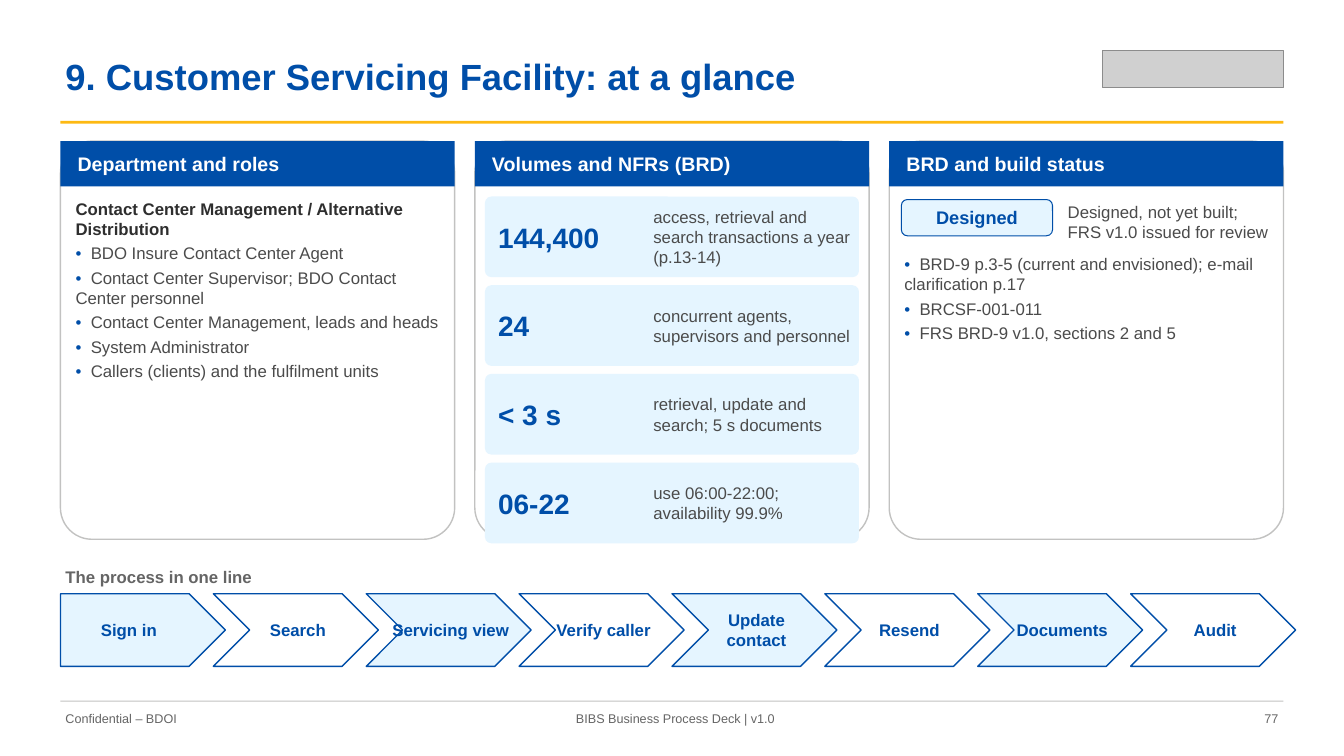
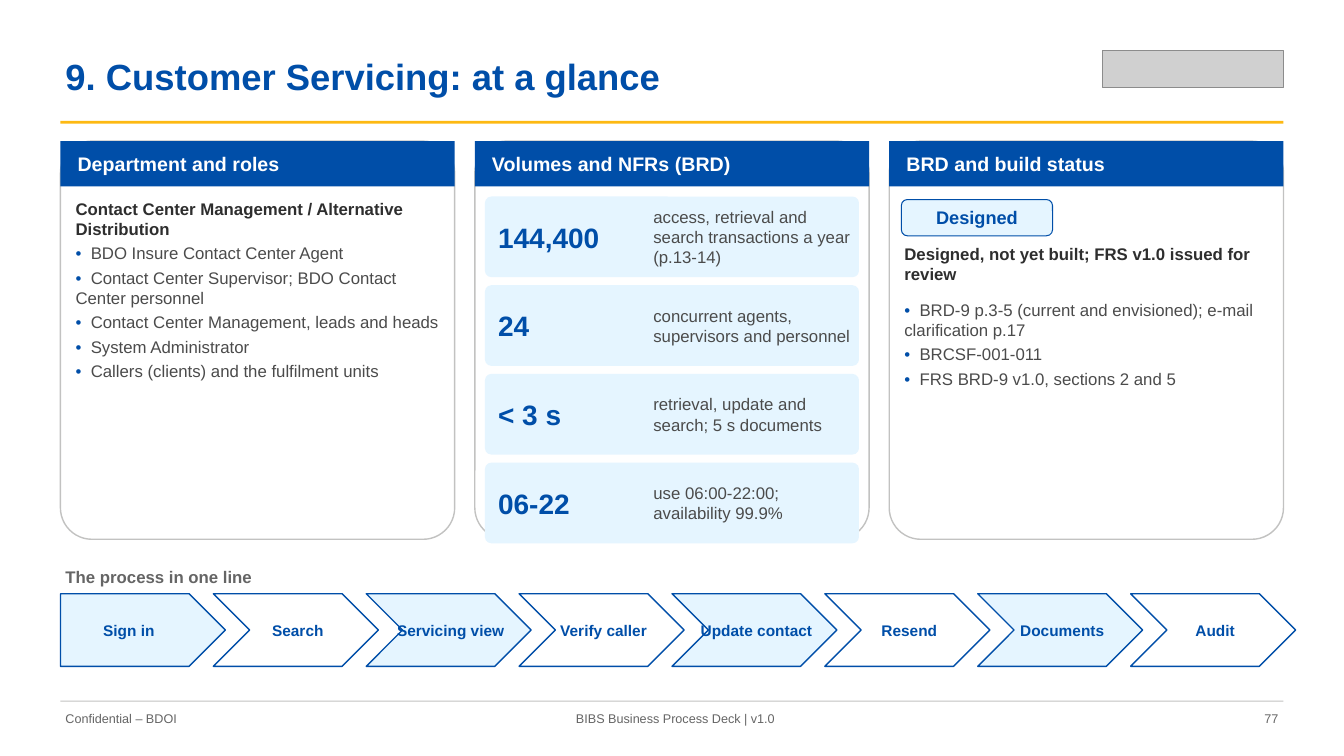
Before and after one commit to IortaTexhNXT-DEV/FinVerse, a slide deck: slide 77 of docs/deliverables/out/Decks/BIBS_Deck_BRD-00_Business_Process_AsIs_Envisioned_BestPractice_v1.0.pptx. Drawn at 1344x756 pixels with LibreOffice and Linux fonts; fonts in the diff are those of the drawing; grey boxes stand for pictures. Boxes give left, top, right and bottom in pixels: in the first picture for what was removed or moved away, otherwise in the second. Text is boxed around its words. In the diff, an @@ line names an element or a change of style, - is before the commit and + after.

```diff
--- a/docs/deliverables/out/Decks/BIBS_Deck_BRD-00_Business_Process_AsIs_Envisioned_BestPractice_v1.0.pptx
+++ b/docs/deliverables/out/Decks/BIBS_Deck_BRD-00_Business_Process_AsIs_Envisioned_BestPractice_v1.0.pptx
@@ text at (65, 63, 660, 97): text changed @@
-9. Customer Servicing Facility: at a glance
+9. Customer Servicing: at a glance
@@ text "Designed, not yet built; FRS ...": place and size @@
-text "Designed, not yet built; FRS ..." at (1068, 206, 1268, 238)
+text "Designed, not yet built; FRS ..." at (904, 248, 1250, 280)
@@ text "Designed, not yet built; FRS ..." at (904, 248, 1250, 280): text colour #4B4B4B to #2E2E2E, bold on; vertical alignment middle to top @@
@@ text "• BRD-9 p.3-5 (current and ...": place and size @@
-text "• BRD-9 p.3-5 (current and ..." at (904, 258, 1253, 341)
+text "• BRD-9 p.3-5 (current and ..." at (904, 304, 1253, 387)
@@ size 12 to 11 pt in 8 elements at (103, 625, 155, 639), (272, 625, 323, 636), (397, 624, 504, 639), (560, 625, 647, 639), (701, 623, 812, 639), (881, 625, 937, 636), (1020, 625, 1104, 636), (1195, 625, 1234, 636) @@
```
Also in this commit, not shown: 39 other slides changed, 11 other files.
